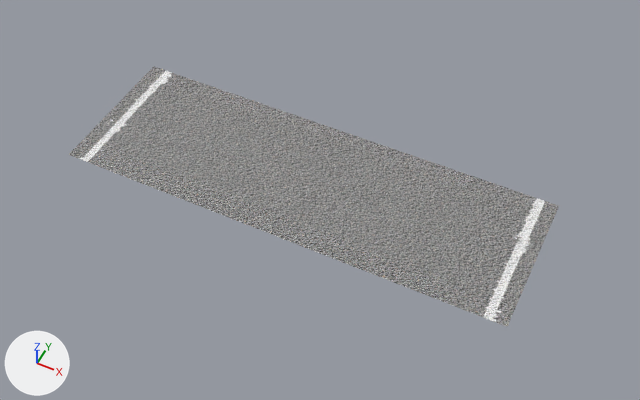
The glTF model resources/models/RoadAsphalt.glb as it was, and as the next commit left it.
The view is the same before and after, from a 50 mm lens placed at (3.61, -6.86, 8.27), pointed at (0.26, -0.16, -0.1). Arrows for +X, +Y and +Z are at lower left; the lights stay in place.

The scene before the commit, as lines of its bpy script (objects in view):
```python
mat_road = principled_material('Road')
mat_road.texture = img_roadasphaltdiff
me_plane = bpy.data.meshes.new('Plane')
me_plane.from_pydata(...)  # 4 vertices, 2 faces; spans x -3.0..3.0, y -1.0..1.0, z 0.0
me_plane.materials.append(mat_road)  # picture img_roadasphaltdiff
ob_road = bpy.data.objects.new('Road', me_plane)
ob_road.location = (0.0, 0.0, 0.0)
```
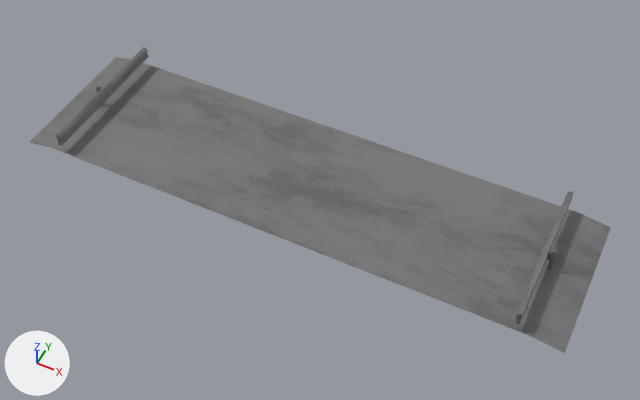
Commit message: Road model

Location of each change, (x1, y1, x2, y2) in pixels of the pictures (640 x 400 px):
'Road', surface changed, reshaped, moved, rescaled (18% wider, 18% taller)
    before: (68, 67, 559, 327)
    after: (30, 47, 611, 353)

Edits to the bpy script that builds the scene:
```text
Add img_sand_3:
    img_sand_3 = load_image('sand_3', '_unpacked/sand_3', 1024, 1024, 'sRGB')
Change mat_road:
    mat_road.texture: img_roadasphaltdiff -> img_sand_3
Change me_plane:
    used by ob_road; location = (0.0, 0.0, 0.0)
    remove me_plane.from_pydata(...)  # 4 vertices, 2 faces; spans x -3.0..3.0, y -1.0..1.0, z 0.0
    add me_plane.from_pydata(...)  # 228 vertices, 442 faces; spans x -58.96..4.71, y -8.69..8.69, z -2.43..0.95
    me_plane part 1: the whole mesh is rebuilt
Change ob_road:
    ob_road.location: (0.0, 0.0, 0.0) -> (3.123, 0.0, 0.214)
    ob_road.scale: (1.0, 1.0, 1.0) -> (0.115, 0.115, 0.115)
```
